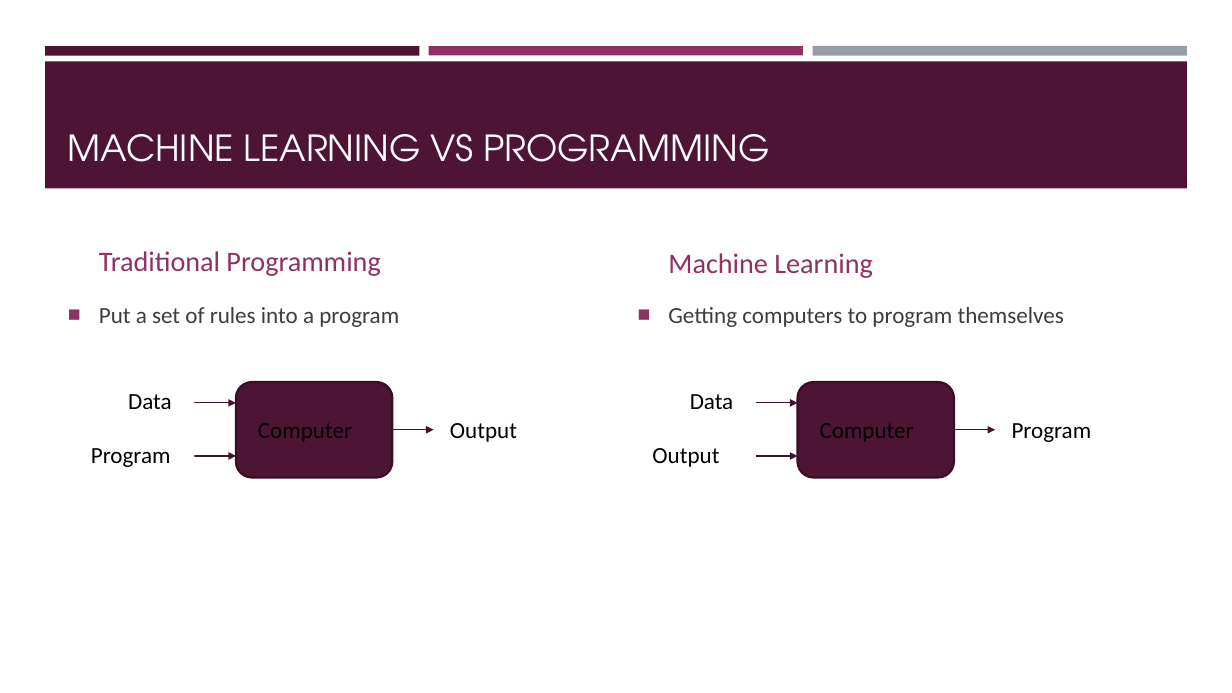
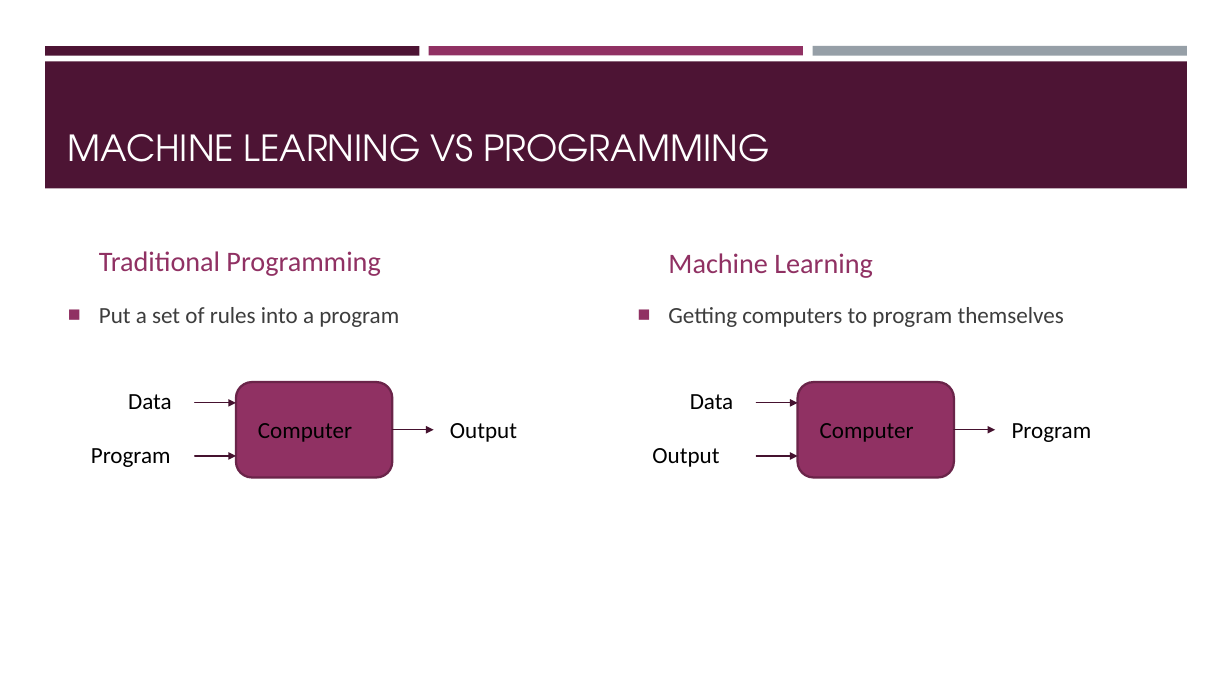
Before and after one commit to Boty22/Global-AI-Bootcamp-DRL, a slide deck: slide 4 of From RL to DRL.pptx. Drawn at 1232x693 pixels with LibreOffice and Linux fonts; fonts in the diff are those of the drawing. Boxes give left, top, right and bottom in pixels: in the first picture for what was removed or moved away, otherwise in the second. Text is boxed around its words. In the diff, an @@ line names an element or a change of style, - is before the commit and + after.

```diff
--- a/From RL to DRL.pptx
+++ b/From RL to DRL.pptx
@@ rounded rectangle at (x1=236, y1=383, x2=392, y2=478): fill #4D1434 to #903163; outline #390F26 1.75 pt to #6B2449 1.75 pt @@
@@ rounded rectangle at (x1=798, y1=383, x2=954, y2=478): fill #4D1434 to #903163; outline #390F26 1.75 pt to #6B2449 1.75 pt @@
```
Also in this commit, not shown: 4 other slides changed, 3 slides added, 2 slides removed.
